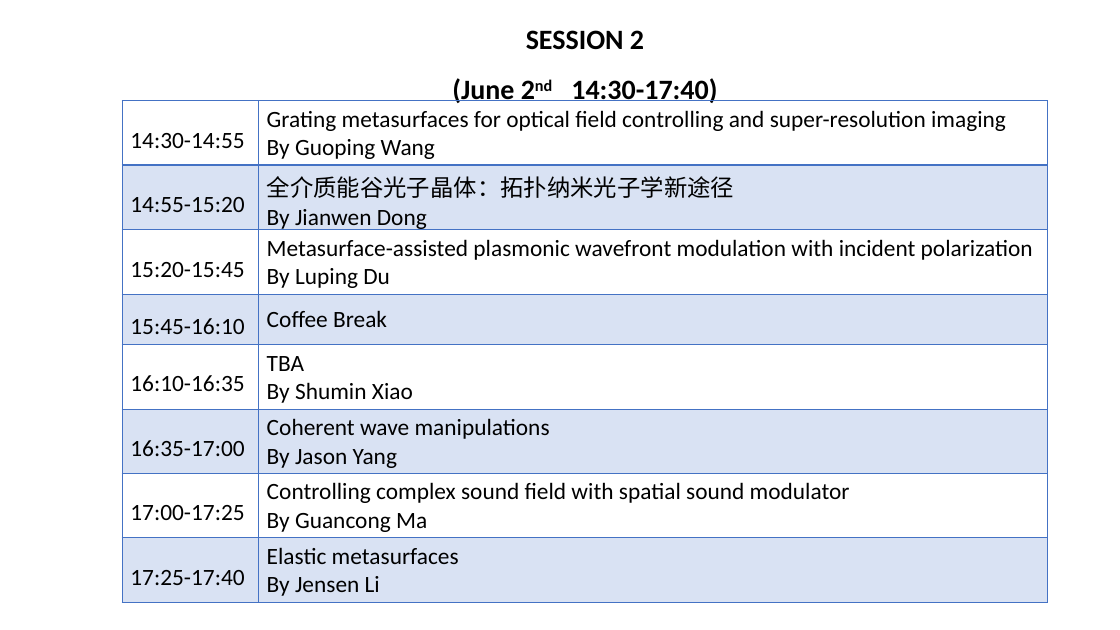
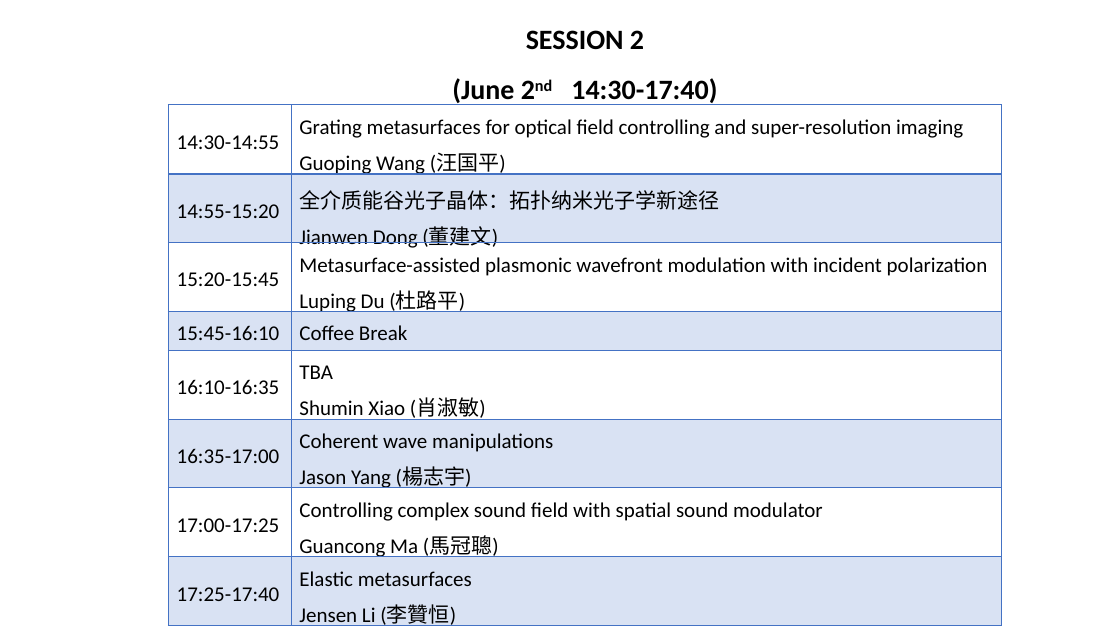
Before and after one commit to gbaswfm/gbaswfm.github.io, a slide deck: slide 3 of text/Program.pptx. Drawn at 1120x630 pixels with LibreOffice and Linux fonts; fonts in the diff are those of the drawing. Boxes give left, top, right and bottom in pixels: in the first picture for what was removed or moved away, otherwise in the second. Text is boxed around its words. In the diff, an @@ line names an element or a change of style, - is before the commit and + after.

```diff
--- a/text/Program.pptx
+++ b/text/Program.pptx
@@ table at (168,105,1002,630) @@
-row 1, column 2: Grating metasurfaces for optical field controlling and super-resolution imaging / By Guoping Wang
+row 1, column 2: Grating metasurfaces for optical field controlling and super-resolution imaging / Guoping Wang (汪国平)
-row 2, column 2: 全介质能谷光子晶体：拓扑纳米光子学新途径 / By Jianwen Dong
+row 2, column 2: 全介质能谷光子晶体：拓扑纳米光子学新途径 / Jianwen Dong (董建文)
-row 3, column 2: Metasurface-assisted plasmonic wavefront modulation with incident polarization / By Luping Du
+row 3, column 2: Metasurface-assisted plasmonic wavefront modulation with incident polarization / Luping Du (杜路平)
-row 5, column 2: TBA / By Shumin Xiao
+row 5, column 2: TBA / Shumin Xiao (肖淑敏)
-row 6, column 2: Coherent wave manipulations / By Jason Yang
+row 6, column 2: Coherent wave manipulations / Jason Yang (楊志宇)
-row 7, column 2: Controlling complex sound field with spatial sound modulator / By Guancong Ma
+row 7, column 2: Controlling complex sound field with spatial sound modulator / Guancong Ma (馬冠聰)
-row 8, column 2: Elastic metasurfaces / By Jensen Li
+row 8, column 2: Elastic metasurfaces / Jensen Li (李贊恒)
@@ size 20 to 18 pt in "14:30-14:55", "14:55-15:20", "15:20-15:45", "15:45-16:10" and 5 more places @@
@@ line spacing 1.5 to 1.2 @@
@@ line spacing 1 to 1.2 @@
@@ table: place and size @@
-table at (122,101,1048,602)
+table at (168,105,1002,630)
```
Also in this commit, not shown: 4 other slides changed, 1 slide removed, 7 other files.
